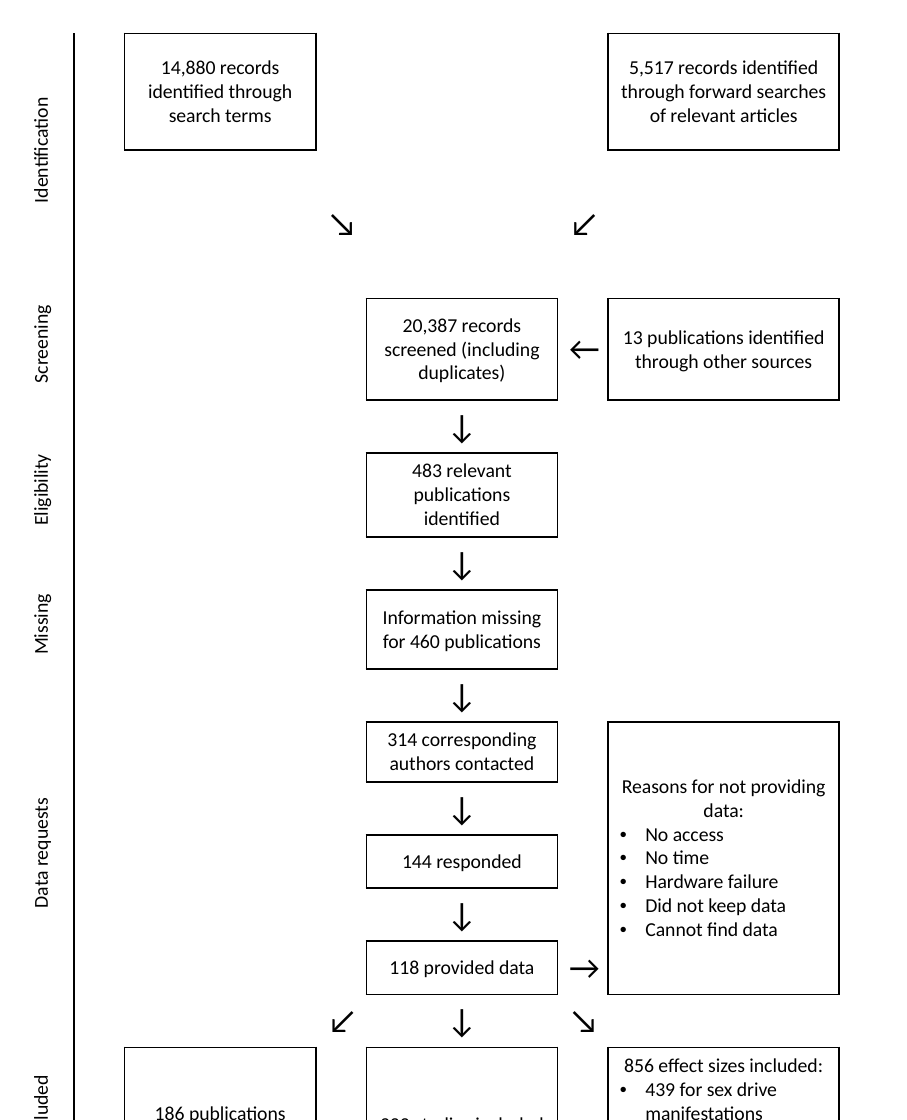
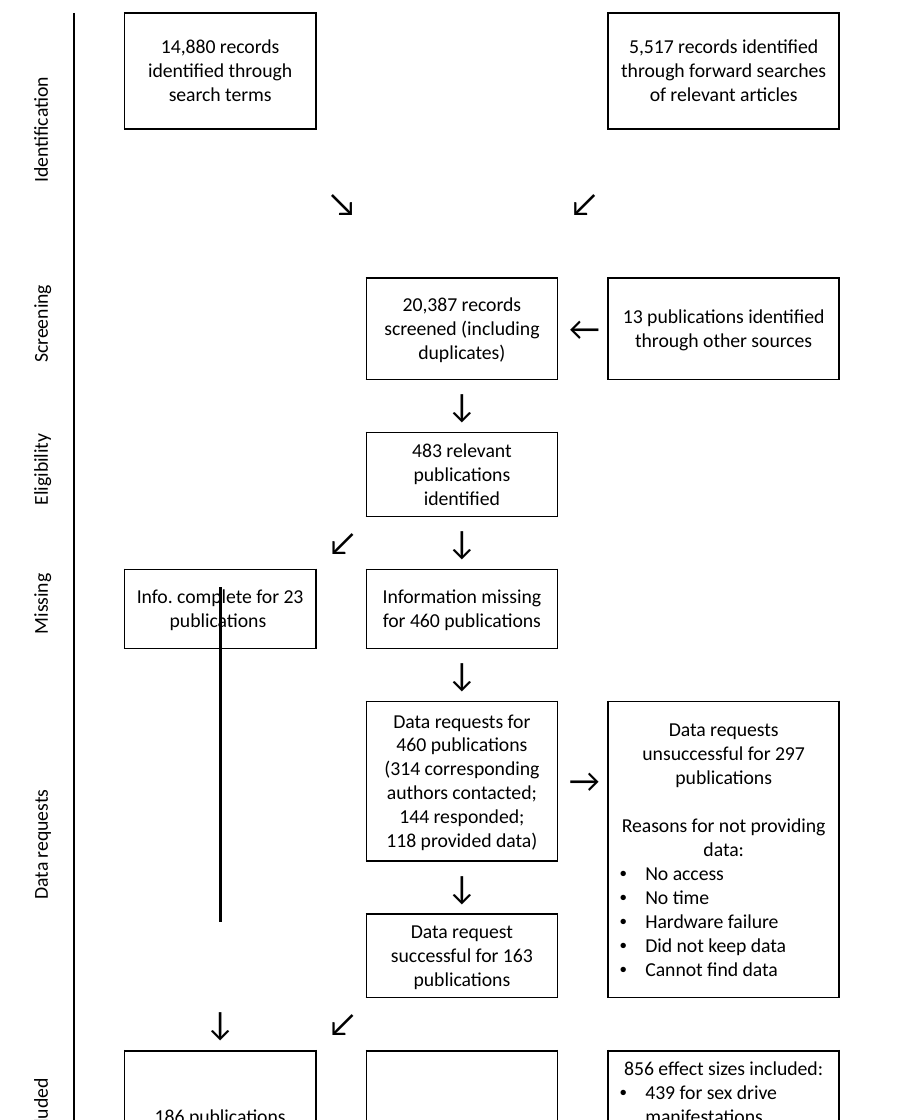
Before and after one commit to j-fra/masd, a slide deck: slide 1 of results/figures and tables/Template_flow_chart.pptx. Drawn at 907x1120 pixels with LibreOffice and Linux fonts; fonts in the diff are those of the drawing. Boxes give left, top, right and bottom in pixels: in the first picture for what was removed or moved away, otherwise in the second. Text is boxed around its words. In the diff, an @@ line names an element or a change of style, - is before the commit and + after.

```diff
--- a/results/figures and tables/Template_flow_chart.pptx
+++ b/results/figures and tables/Template_flow_chart.pptx
@@ table at <box>23,14,888,1108</box> @@
-row 8, column 4: 
+row 8, column 4: ↙
-row 10, column 3: 
+row 10, column 3: Info. complete for 23 publications
-row 13:  |  |  |  | 314 corresponding authors contacted |  | Reasons for not providing data: / No access / No time / Hardware failure / Did not keep data / Cannot find data | 
+row 13:  |  |  |  | Data requests for 460 publications / (314 corresponding authors contacted; / 144 responded; / 118 provided data) |  | Data requests unsuccessful for 297 publications / Reasons for not providing data: / No access / No time / Hardware failure / Did not keep data / Cannot find data | 
+row 14:  |  |  |  |  | → |  | 
+row 15:  |  |  |  |  |  |  | 
-row 15:  |  |  |  | 144 responded |  |  | 
-row 16:  |  |  |  | ↓ |  |  | 
-row 17:  |  |  |  | 118 provided data | → |  | 
-row 18:  |  |  | ↙ | ↓ | ↘ |  | 
+row 17:  |  |  |  | Data request successful for 163 publications |  |  | 
+row 18:  |  | ↓ | ↙ |  |  |  | 
-row 20, column 4: 
+row 20, column 4: →
-row 20, column 6: 
+row 20, column 6: →
@@ borders changed @@
@@ table: place and size @@
-table at <box>23,34,888,1120</box>
+table at <box>23,14,888,1108</box>
@@ line added from (221, 587) to (221, 923), #000000 1.5 pt @@
```
Also in this commit, not shown: 24 other files.
